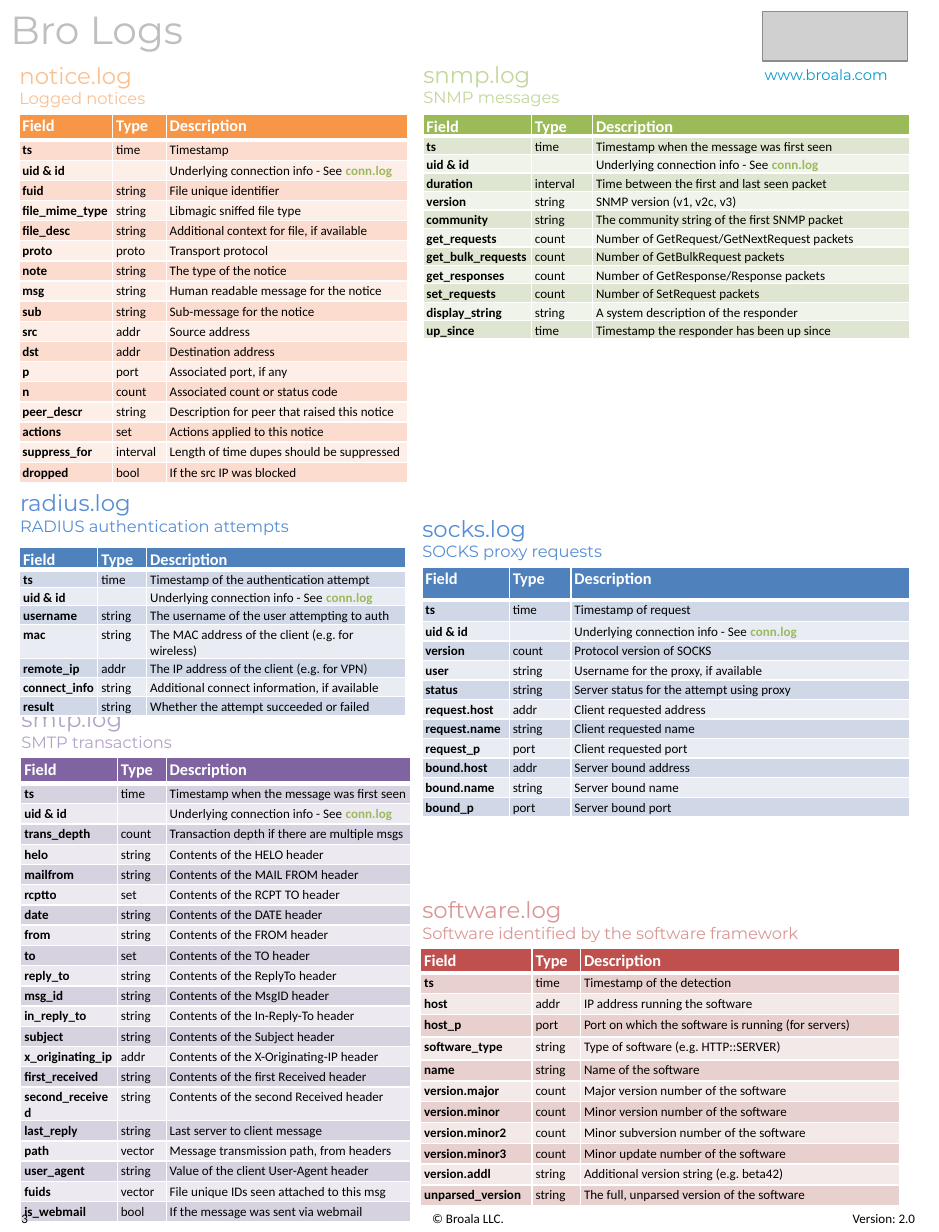
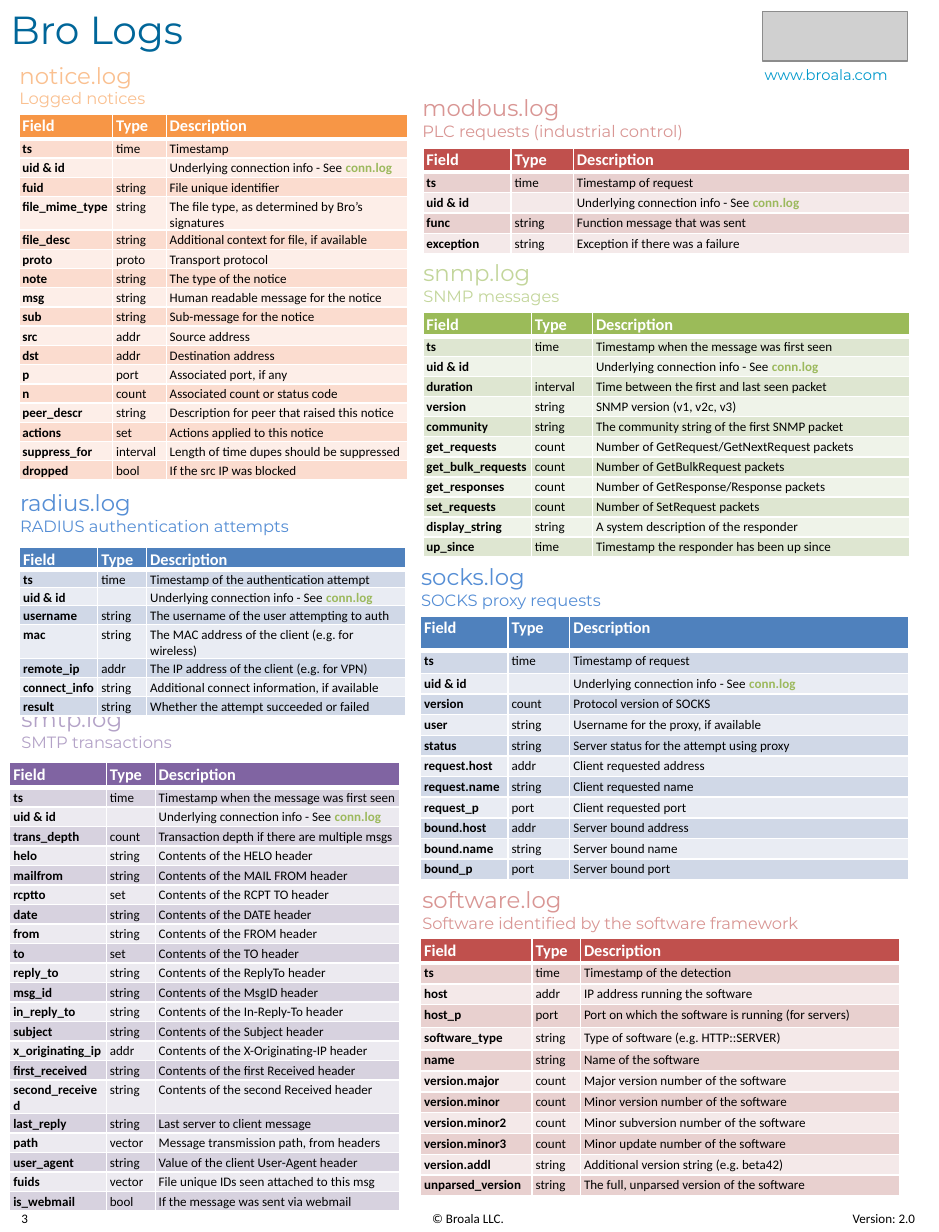
Before and after one commit to corelight/zeek-cheatsheets, a slide deck: slide 3 of Broala-Bro_Log_Cheatsheet-v2.pptx. Drawn at 939x1232 pixels with LibreOffice and Linux fonts; fonts in the diff are those of the drawing; grey boxes stand for pictures. Boxes give left, top, right and bottom in pixels: in the first picture for what was removed or moved away, otherwise in the second. Text is boxed around its words. In the diff, an @@ line names an element or a change of style, - is before the commit and + after.

```diff
--- a/Broala-Bro_Log_Cheatsheet-v2.pptx
+++ b/Broala-Bro_Log_Cheatsheet-v2.pptx
@@ text "Bro Logs" at <box>10,16,183,52</box>: text colour #BFBFBF to #006699 @@
@@ table at <box>19,114,408,481</box> @@
-row 5, column 3: Libmagic sniffed file type
+row 5, column 3: The file type, as determined by Bro’s signatures
@@ text added at <box>422,99,683,140</box>, 10 pt, text #D99694 @@
+modbus.log
+PLC requests (industrial control)
@@ table added at <box>423,148,908,255</box>, 5 rows, 3 columns @@
+Field | Type | Description
+ts | time | Timestamp of request
+uid & id |  | Underlying connection info - See conn.log
+func | string | Function message that was sent
+exception | string | Exception if there was a failure
@@ text "snmp.log": place and size @@
-text "snmp.log" at <box>423,66,559,106</box>
+text "snmp.log" at <box>423,264,559,305</box>
@@ table: place and size @@
-table at <box>423,114,908,343</box>
+table at <box>423,313,908,558</box>
@@ text "socks.log": place and size @@
-text "socks.log" at <box>422,520,602,560</box>
+text "socks.log" at <box>421,568,600,609</box>
@@ table: place and size @@
-table at <box>421,567,910,818</box>
+table at <box>420,616,908,880</box>
@@ table: place and size @@
-table at <box>21,758,411,1224</box>
+table at <box>9,763,399,1213</box>
@@ text "software.log" rewrapped from <box>422,927,798,942</box> to <box>422,891,798,932</box> @@
@@ table: place and size @@
-table at <box>420,948,899,1206</box>
+table at <box>420,939,899,1196</box>
```
Also in this commit, not shown: 3 other slides changed, 1 other file.
